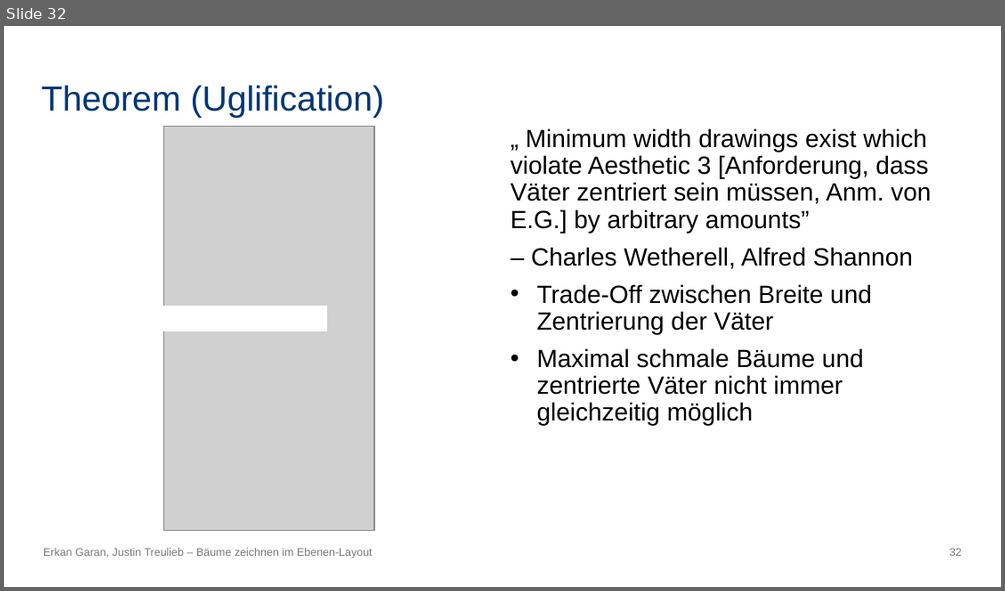
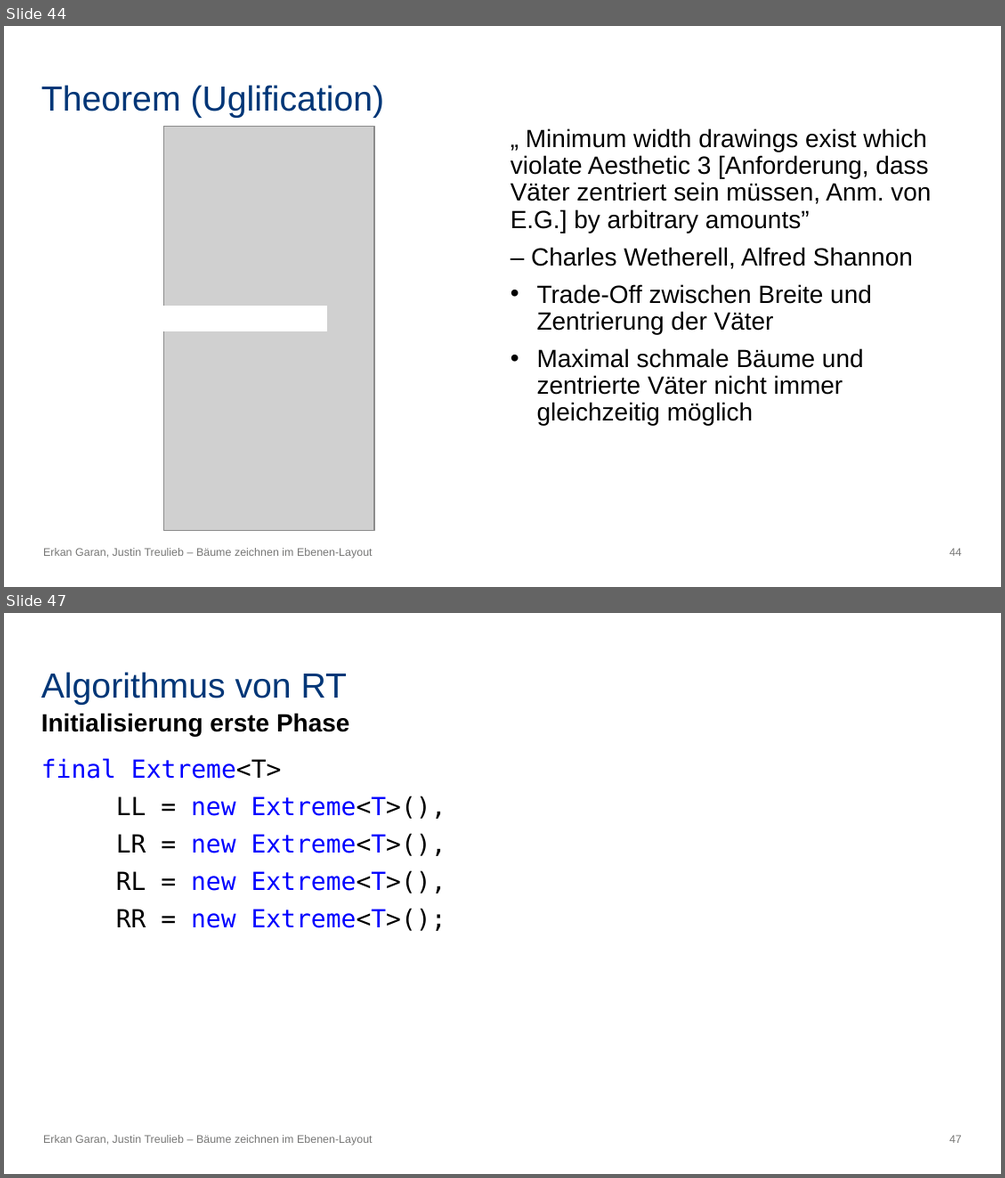
Before and after one commit to erkangrn/Praxsiprojekt, a slide deck: Powerpoint/Bäume zeichnen im Ebenen-Layout.pptx. Shown one above the other, each under a label of ours: slide 32 before the commit, slides 44 and 47 after it; the slides between them are not shown. The pictures are 1005x591 and 1005x1178 pixels, drawn with LibreOffice and Linux fonts; fonts in the diff are those of the drawing; grey boxes stand for pictures. Boxes give left, top, right and bottom in pixels: in the first picture for what was removed or moved away, otherwise in the second. Text is boxed around its words. In the diff, an @@ line names an element or a change of style, - is before the commit and + after.

```diff
--- a/Powerpoint/Bäume zeichnen im Ebenen-Layout.pptx
+++ b/Powerpoint/Bäume zeichnen im Ebenen-Layout.pptx
@@ slide 47 added at box(4, 613, 1001, 1174), background #FFFFFF; not listed: 1 template element that a slide beside it also shows @@
@@ title added at box(41, 672, 347, 705), 25.2 pt, text #003677 @@
+Algorithmus von RT
@@ text added at box(41, 713, 349, 737), 18 pt, text #000000, bold @@
+Initialisierung erste Phase
@@ text added at box(41, 758, 446, 931), 18 pt, text #0000FF @@
+final Extreme<T>
+LL = new Extreme<T>(),
+LR = new Extreme<T>(),
+RL = new Extreme<T>(),
+RR = new Extreme<T>();
@@ text added at box(43, 1135, 372, 1145), 8 pt, text #777776 @@
+Erkan Garan, Justin Treulieb – Bäume zeichnen im Ebenen-Layout
@@ what was slide 32 is now slide 44 @@
@@ page number at box(949, 548, 962, 556): text changed @@
-32
+44
```
Also in this commit, not shown: 19 other slides added.
